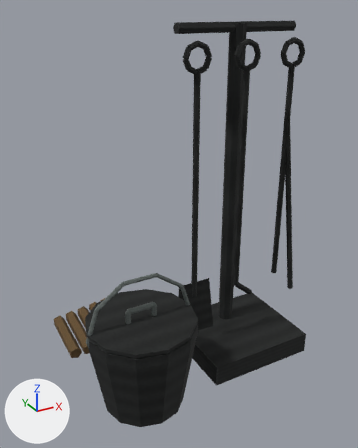
What one commit did to the Blender file development/levels/blender/level_work_hearth_tools.blend.
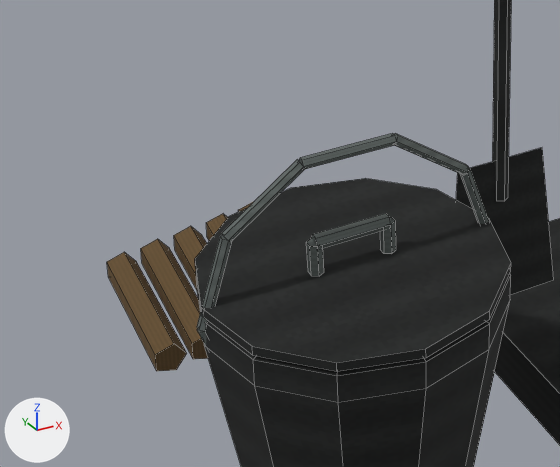
The first picture shows the older version from a 50 mm lens placed at (-0.695, -1.135, 1.094), pointed at (-0.024, 0.086, 0.483). The close-ups show the older and then the newer version on the part from 4% to 60% of the width and 50% to 88% of the height of that picture. Only the edits that show in the close-ups are written down. The axes (+X, +Y, +Z) are drawn at lower left. The lights are the same throughout. The close-ups show mesh edges as thin lines.

Names of what the first close-up shows: 'level_work_hearth_tools'.
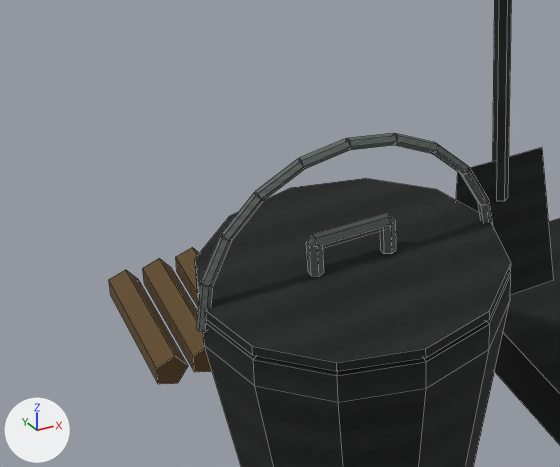
What differs and where, as boxes (x1, y1, x2, y2) in the close-ups (560 x 467 px; the box of a moved part takes in the faces that stretch with it):
'level_work_hearth_tools', reshaped: before (107, 0, 560, 467); after (109, 0, 560, 467)
part 1 of me_cube, moved or reshaped: before (107, 252, 187, 371); after (109, 270, 188, 384)
part 2 of me_cube, moved or reshaped: before (141, 239, 208, 359); after (143, 258, 212, 372)
part 3 of me_cube, moved or reshaped: before (174, 226, 207, 290); after (176, 247, 199, 306)
part 4 of me_cube, moved or reshaped (not visible afterwards): before (206, 214, 228, 241)
part 5 of me_cube, moved or reshaped: before (197, 133, 489, 345); after (197, 133, 493, 332)

The change in detail:
me_cube is used by ob_level_work_hearth_tools; location (0.0, 0.0, 0.0).
me_cube had 666 vertices, 448 faces and spanned x -0.385..0.38, y -0.21..0.403, z 0.0..1.054.
me_cube now has 738 vertices, 496 faces and spans x -0.385..0.38, y -0.21..0.401, z 0.0..1.054.
me_cube part 1: the loose piece of 10 vertices spanning x -0.367..-0.329, y 0.199..0.401, z 0.02..0.07 is turned -2.6 degrees about the x axis through its middle, then moved by (0.0, 0.0, -0.024).
me_cube part 2: the loose piece of 10 vertices spanning x -0.322..-0.284, y 0.198..0.402, z 0.02..0.076 is turned -3.4 degrees about the x axis through its middle, then moved by (0.0, 0.0, -0.025).
me_cube part 3: the loose piece of 10 vertices spanning x -0.277..-0.239, y 0.198..0.402, z 0.02..0.082 is turned -4.3 degrees about the x axis through its middle and scaled by 0.995, then moved by (0.0, 0.0, -0.026).
me_cube part 4: the loose piece of 10 vertices spanning x -0.232..-0.194, y 0.197..0.403, z 0.02..0.088 is turned -5.1 degrees about the x axis through its middle and scaled by 0.992, then moved by (0.0, 0.0, -0.028).
Part 5, on me_cube:
48 vertices are removed from x -0.385..-0.055, y -0.056..-0.044, z 0.164..0.417.
54 faces are deleted.
16 vertices move within x -0.354..-0.086, y -0.053..-0.047, z 0.35..0.407.
54 vertices are added at x -0.385..-0.055, y -0.056..-0.044, z 0.259..0.425.
30 new vertices lie (0.0, 0.006, 0.0) away from vertices in x -0.385..-0.055, y -0.053, z 0.259..0.425.
78 new faces join them, mat_rebuild_original_steel (picture img_original_steel_diffuse).
Other edits to the shape of me_cube do not show in these pictures.
